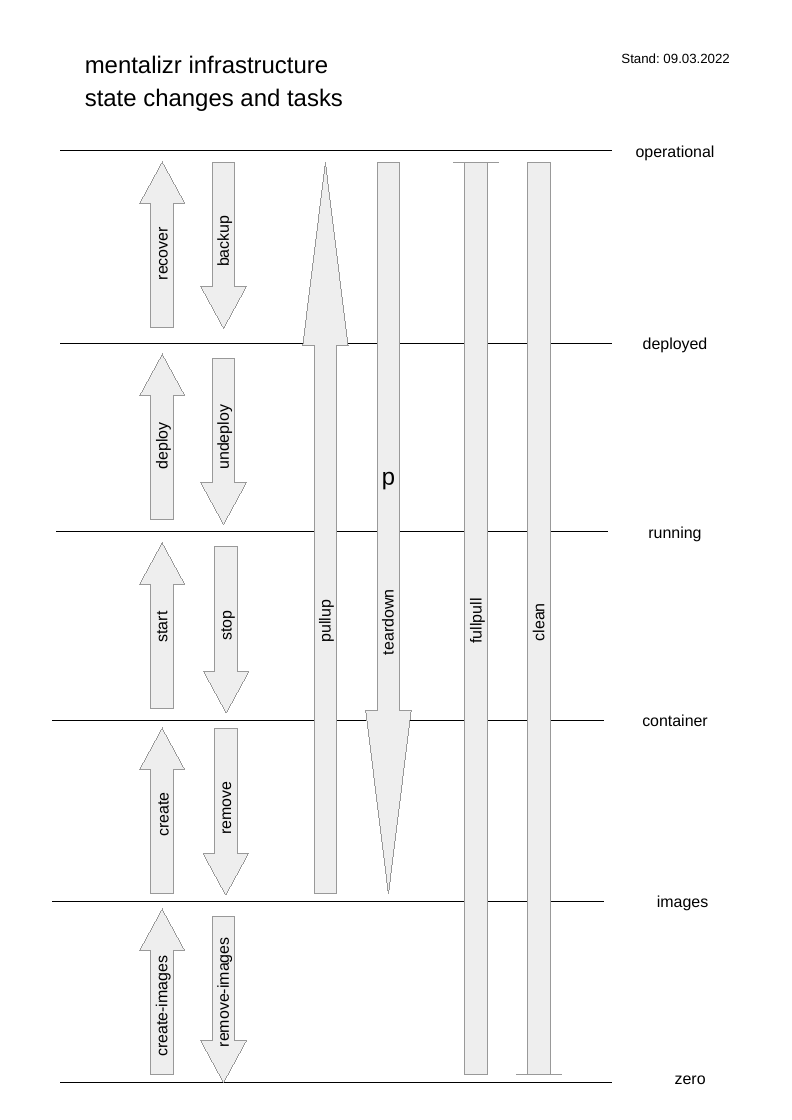
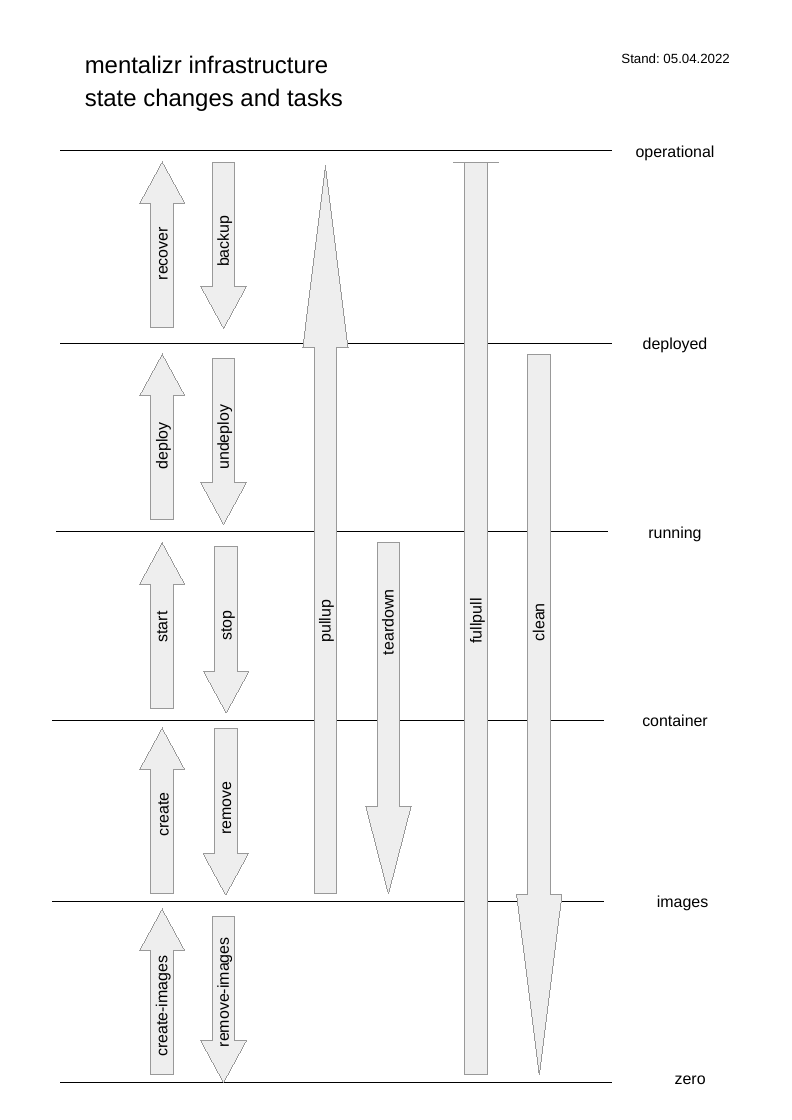
Before and after one commit to mentalizr/m7r-infra-single-host, a slide deck: slide 1 of docu/tasks.odp. Drawn at 792x1120 pixels with LibreOffice and Linux fonts; fonts in the diff are those of the drawing. Boxes give left, top, right and bottom in pixels: in the first picture for what was removed or moved away, otherwise in the second. Text is boxed around its words. In the diff, an @@ line names an element or a change of style, - is before the commit and + after.

```diff
--- a/docu/tasks.odp
+++ b/docu/tasks.odp
@@ text at [621,53,729,63]: text changed @@
-Stand: 09.03.2022
+Stand: 05.04.2022
@@ up arrow: place and size @@
-up arrow at [303,162,348,894]
+up arrow at [303,166,348,894]
@@ up arrow: place and size @@
-up arrow at [516,162,561,1075]
+up arrow at [516,354,561,1075]
@@ text in up arrow at [382,471,395,490]: text removed @@
-d
@@ proportions changed in 3 elements at [303,166,348,894], [516,354,561,1075], [366,543,411,894] @@
@@ up arrow: place and size @@
-up arrow at [366,162,411,894]
+up arrow at [366,543,411,894]
```
Also in this commit, not shown: 15 other files.
